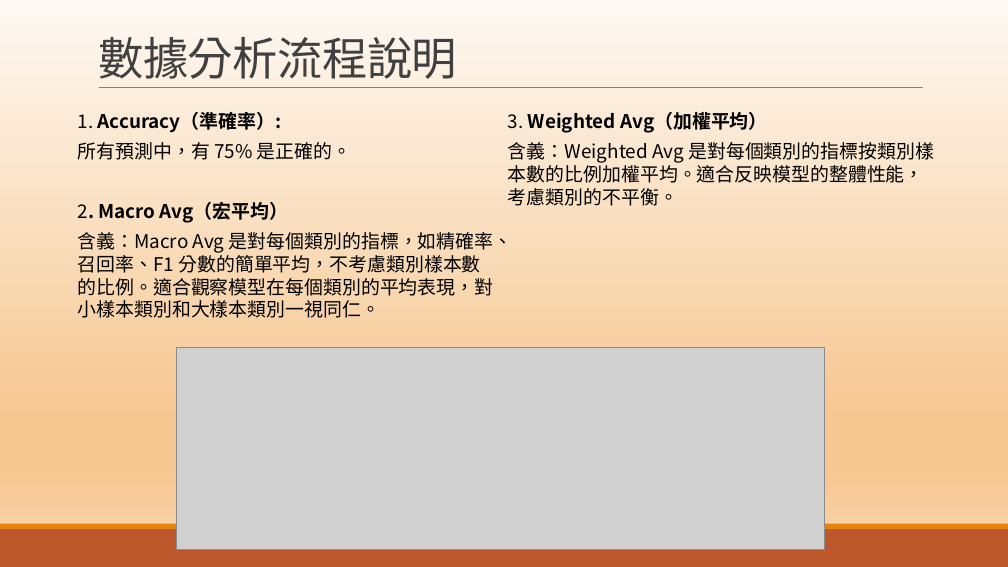
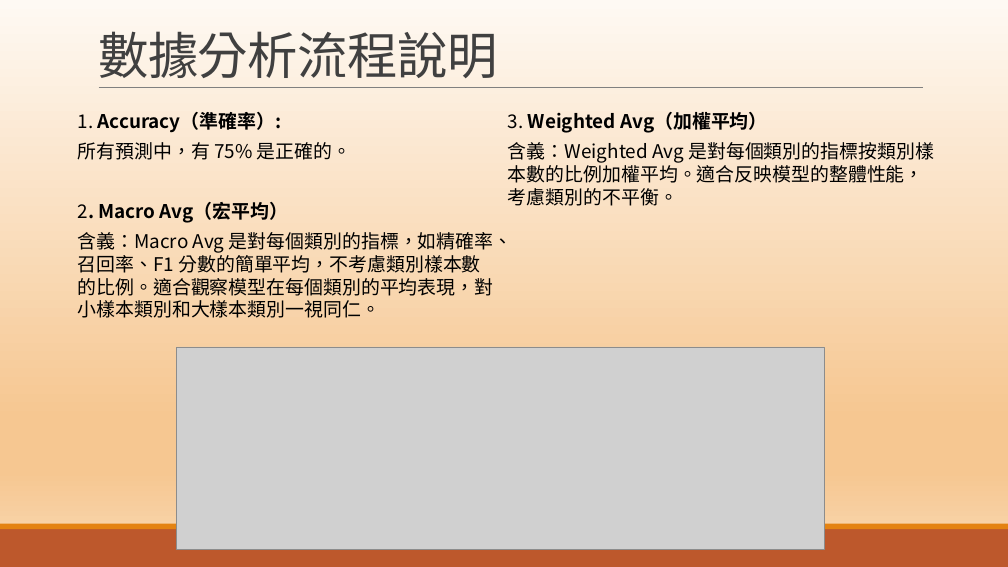
Before and after one commit to 8jp6/TVDI_python, a slide deck: slide 10 of testing/AI/AI專案簡報.pptx. Drawn at 1008x567 pixels with LibreOffice and Linux fonts; fonts in the diff are those of the drawing; grey boxes stand for pictures. Boxes give left, top, right and bottom in pixels: in the first picture for what was removed or moved away, otherwise in the second. Text is boxed around its words. In the diff, an @@ line names an element or a change of style, - is before the commit and + after.

```diff
--- a/testing/AI/AI專案簡報.pptx
+++ b/testing/AI/AI專案簡報.pptx
@@ title "數據分析流程說明" at <box>98,31,497,78</box>: size 43.2 to 48 pt @@
```
Also in this commit, not shown: 3 other slides changed, 1 other file.
